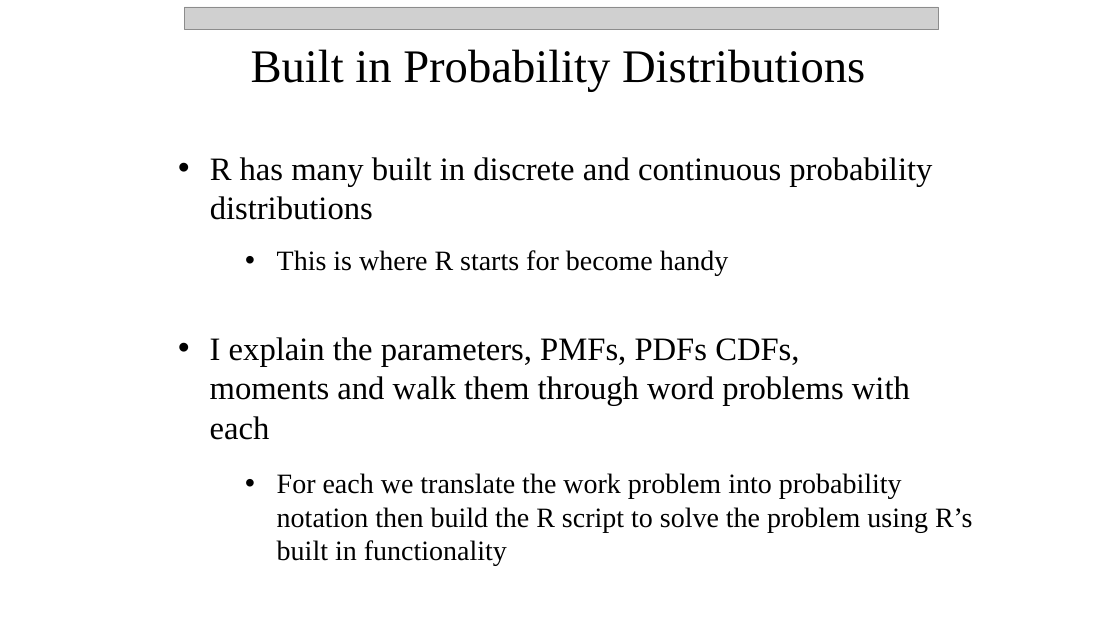
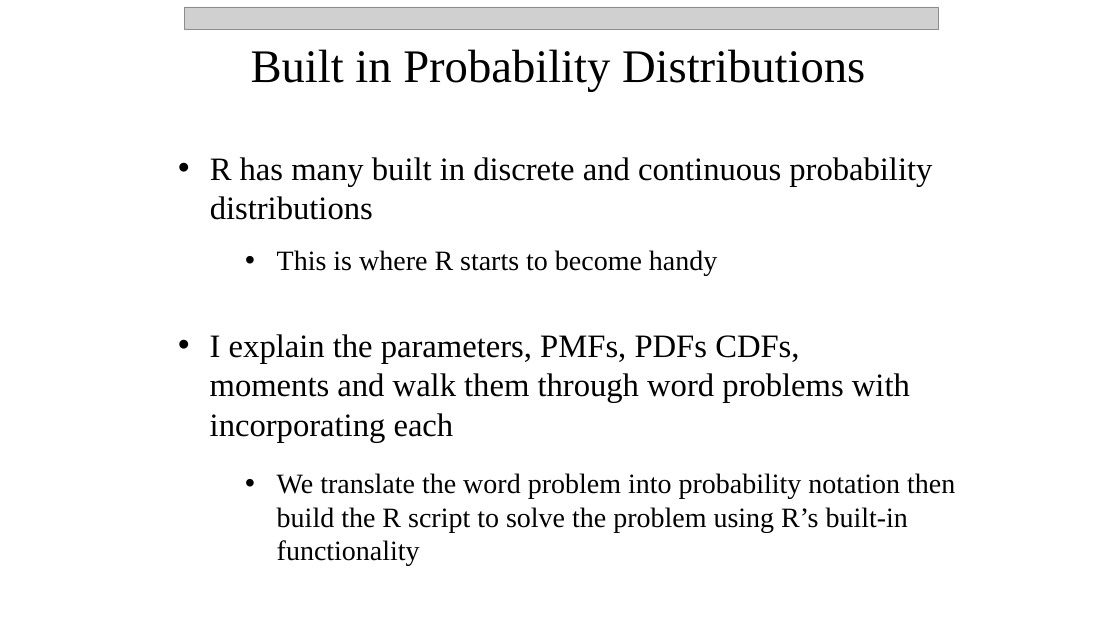
Before and after one commit to npetraco/workshop21, a slide deck: slide 10 of notes/day_2.pptx (slide 11 before the commit). Drawn at 1120x630 pixels with LibreOffice and Linux fonts; fonts in the diff are those of the drawing; grey boxes stand for pictures. Boxes give left, top, right and bottom in pixels: in the first picture for what was removed or moved away, otherwise in the second. Text is boxed around its words. In the diff, an @@ line names an element or a change of style, - is before the commit and + after.

```diff
--- a/notes/day_2.pptx
+++ b/notes/day_2.pptx
@@ text at [277, 250, 717, 276]: text changed @@
-    • This is where R starts for become handy
+    • This is where R starts to become handy
@@ text at [210, 334, 910, 442]: text changed @@
-    • I explain the parameters, PMFs, PDFs CDFs, moments and walk them through word problems with each
+    • I explain the parameters, PMFs, PDFs CDFs, moments and walk them through word problems with incorporating each
@@ text at [277, 473, 955, 566]: text changed @@
-    • For each we translate the work problem into probability notation then build the R script to solve the problem using R’s built in functionality
+    • We translate the word problem into probability notation then build the R script to solve the problem using R’s built-in functionality
```
Also in this commit, not shown: 9 other slides changed, 1 slide removed.
